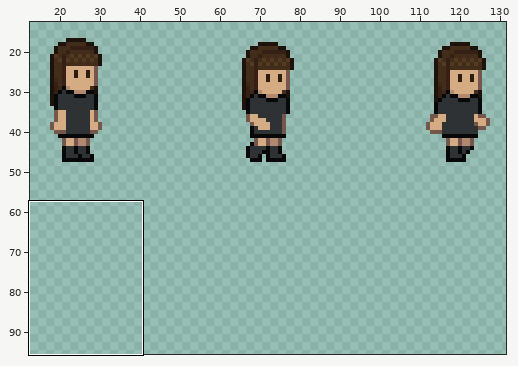
A pixel-art file gets an edit: assets/images/player.ase. The first picture is a wide view before the edit; the outline marks the close-up.
Close-up. Before:
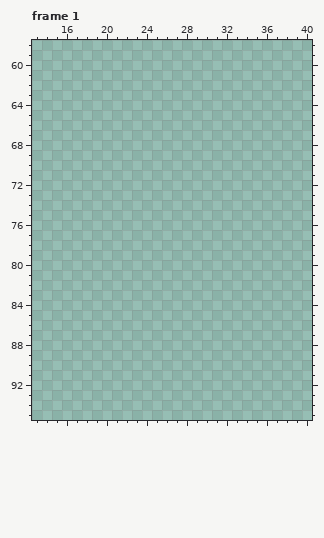
144x96 pixels, 4 frames. Colours within 5 levels of each other are drawn and written as one. Shown: frame 1: x 13..40, y 58..95. The wide view leaves out empty margins.
Now the later version:
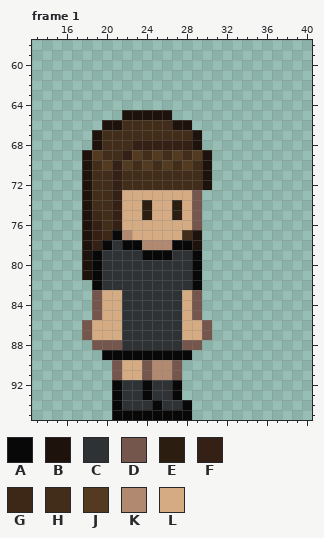
Palette (. is transparent): A #080809  B #1e130c  C #2f3234  D #75564d  E #2b1e11  F #342014  G #3d2717  H #412d19  J #523b20  K #b18971  L #d4ab83
Message: added nodding animation to respond to dialog
Edits made:
{"where": "frame 1"}
{"frame":1,"y":65,"x":22,"old":".....","new":"BBBBB"}
{"frame":1,"y":66,"x":20,"old":".........","new":"BBHHHHHBB"}
{"frame":1,"y":67,"x":19,"old":"...........","new":"BHHHHHHHHHB"}
{"frame":1,"y":68,"x":19,"old":"...........","new":"BHHHFFFFFFB"}
{"frame":1,"y":69,"x":18,"old":".............","new":"BJHHFJHJHJHJB"}
{"frame":1,"y":70,"x":18,"old":".............","new":"BHJFJHJHJHJHB"}
{"frame":1,"y":71,"x":18,"old":".............","new":"BHHFHHHHHHHHB"}
{"frame":1,"y":72,"x":18,"old":".............","new":"BHHFHHHHHHHHB"}
{"frame":1,"y":73,"x":18,"old":"............","new":"BHHFLLLLLLLD"}
{"frame":1,"y":74,"x":18,"old":"............","new":"BHHFLLELLELD"}
{"frame":1,"y":75,"x":18,"old":"............","new":"BGHFLLELLELD"}
{"frame":1,"y":76,"x":18,"old":"............","new":"BFHFLLLLLLLD"}
{"frame":1,"y":77,"x":18,"old":"............","new":"BFGAKLLLLLHB"}
{"frame":1,"y":78,"x":18,"old":"............","new":"BFACAAKKKAAB"}
{"frame":1,"y":79,"x":18,"old":"............","new":"BACCCCAAACCA"}
{"frame":1,"y":80,"x":18,"old":"............","new":"BACCCCCCCCCA"}
{"frame":1,"y":81,"x":18,"old":"............","new":"BACCCCCCCCCA"}
{"frame":1,"y":82,"x":19,"old":"...........","new":"ACCCCCCCCCA"}
{"frame":1,"y":83,"x":19,"old":"...........","new":"DLLCCCCCCLD"}
{"frame":1,"y":84,"x":19,"old":"...........","new":"DLLCCCCCCLD"}
{"frame":1,"y":85,"x":19,"old":"...........","new":"DLLCCCCCCLD"}
{"frame":1,"y":86,"x":18,"old":".............","new":"DLLLCCCCCCLLD"}
{"frame":1,"y":87,"x":18,"old":".............","new":"DLLLCCCCCCLLD"}
{"frame":1,"y":88,"x":19,"old":"...........","new":"DDDCCCCCCDD"}
{"frame":1,"y":89,"x":20,"old":".........","new":"AAAAAAAAA"}
{"frame":1,"y":90,"x":21,"old":".......","new":"DLLDKKD"}
{"frame":1,"y":91,"x":21,"old":".......","new":"DLLDKKD"}
{"frame":1,"y":92,"x":21,"old":".......","new":"ACCACCA"}
{"frame":1,"y":93,"x":21,"old":".......","new":"ACCACCA"}
{"frame":1,"y":94,"x":21,"old":"........","new":"ACCCACCA"}
{"frame":1,"y":95,"x":21,"old":"........","new":"AAAAAAAA"}
{"label":"added","picture_box":[82,110,212,420]}
